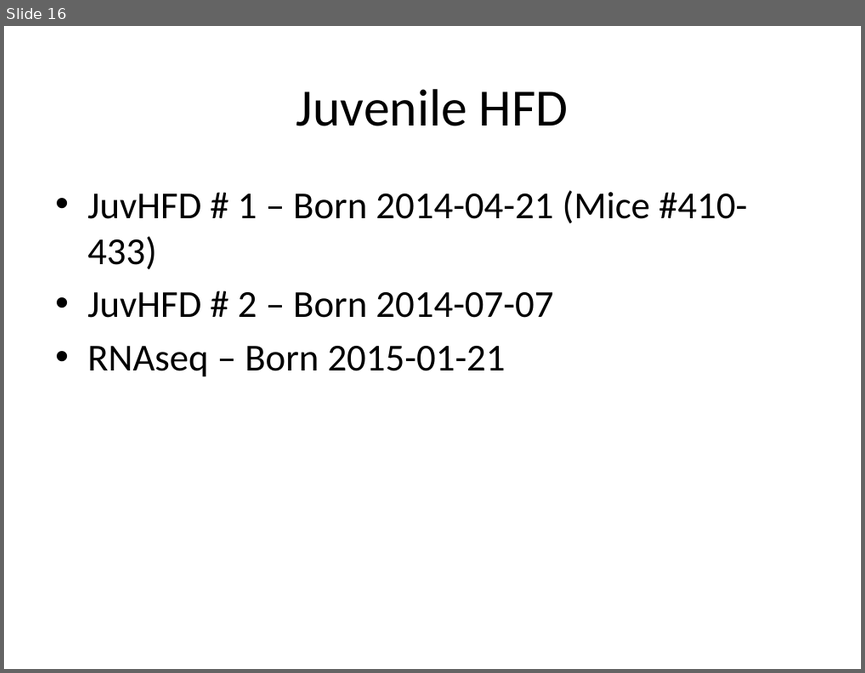
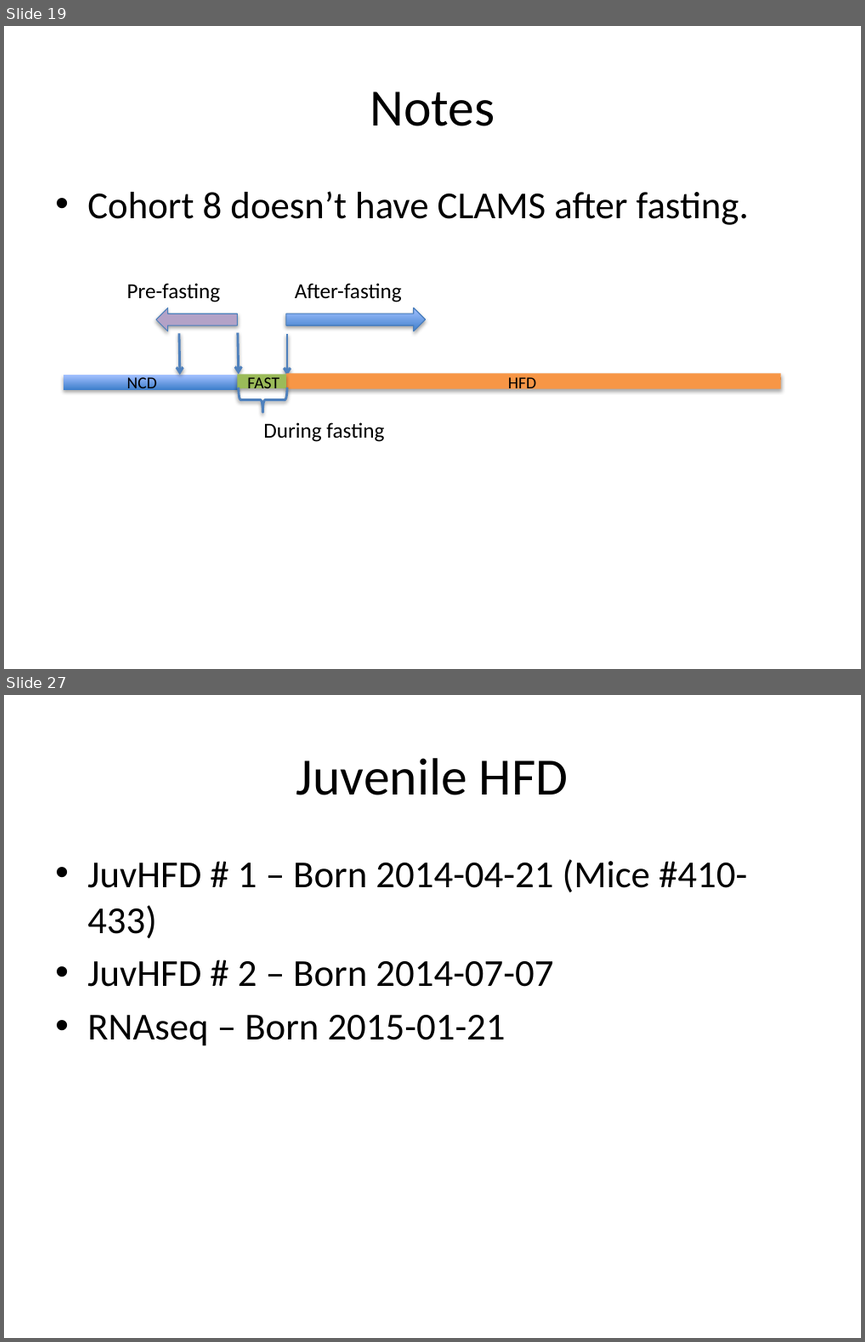
Before and after one commit to BridgesLab/PredictorsDietInducedObesity, a slide deck: ResultsSlides.pptx. Shown one above the other, each under a label of ours: slide 16 before the commit, slides 19 and 27 after it; the slides between them are not shown. The pictures are 865x673 and 865x1342 pixels, drawn with LibreOffice and Linux fonts; fonts in the diff are those of the drawing. Boxes give left, top, right and bottom in pixels: in the first picture for what was removed or moved away, otherwise in the second. Text is boxed around its words. In the diff, an @@ line names an element or a change of style, - is before the commit and + after.

Commit message:
Updated with clams analysis and no initial weight analysis

```diff
--- a/ResultsSlides.pptx
+++ b/ResultsSlides.pptx
@@ slide 19 added at (4, 26, 861, 669), background #FFFFFF @@
@@ title added at (370, 91, 494, 126), 44 pt, text #000000 @@
+Notes
@@ text added at (87, 191, 749, 225), 32 pt, text #000000 @@
+• Cohort 8 doesn’t have CLAMS after fasting.
@@ text added at (127, 283, 220, 302), 18 pt, text #000000 @@
+Pre-fasting
@@ text added at (295, 283, 402, 302), 18 pt, text #000000 @@
+After-fasting
@@ right arrow added at (155, 308, 237, 331), fill #B3A2C7, outline #4B7EBC 0.75 pt @@
@@ right arrow added at (286, 308, 425, 331), fill gradient #3F80CE to #A4C4FF, outline #4B7EBC 0.75 pt @@
@@ group added at (64, 333, 780, 393): 3 arrows, 3 rectangles, 3 texts, 1 line @@
+HFD
+NCD
+FAST
@@ right brace added at (238, 387, 287, 413), outline #4F81BD 2 pt @@
@@ text added at (263, 422, 384, 442), 18 pt, text #000000 @@
+During fasting
@@ what was slide 16 is now slide 27 @@
```
Also in this commit, not shown: 8 slides changed, 12 other slides added, 5 slides removed.
